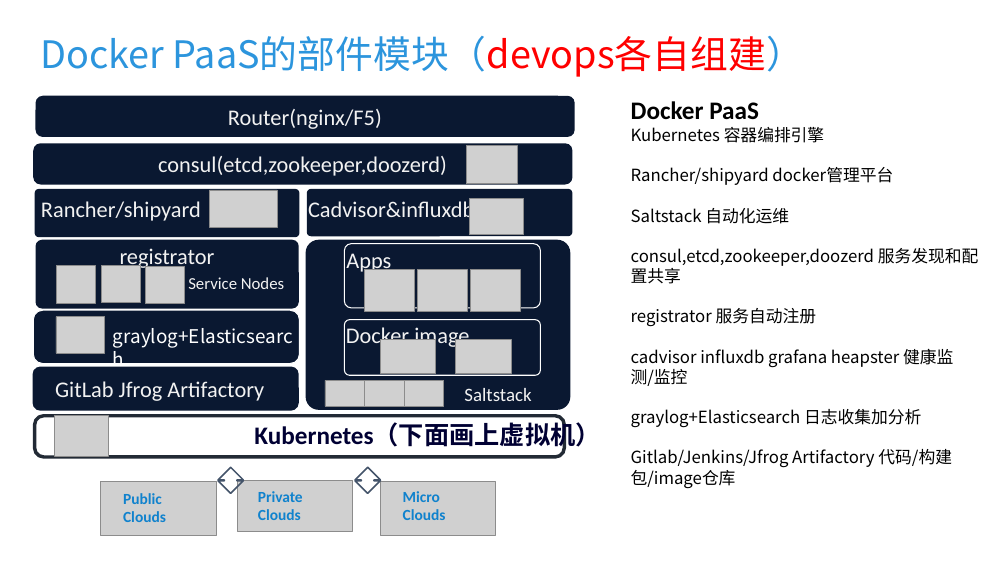
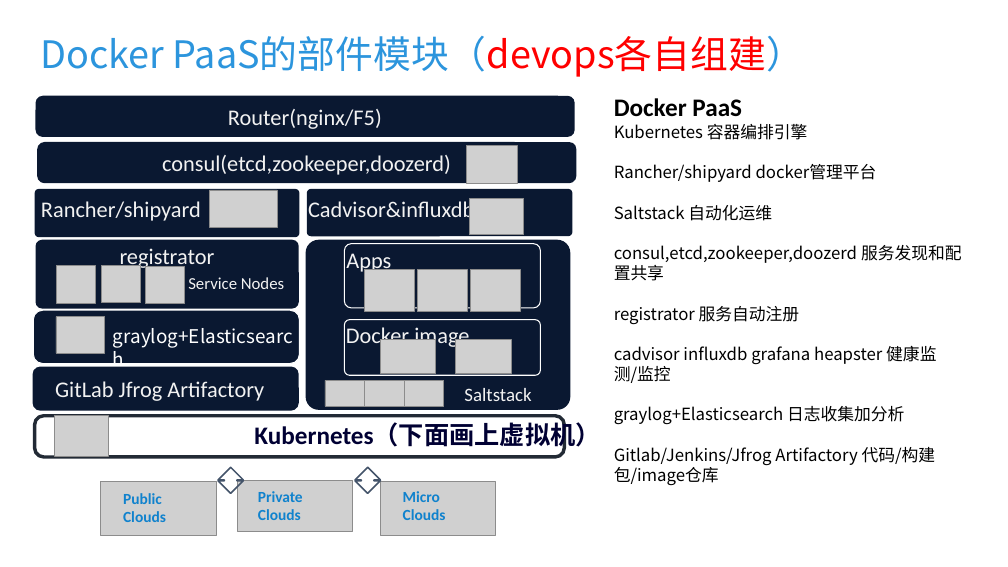
Before and after one commit to barrett-li/document, a slide deck: slide 12 of docker/docker_Paas方案V101.pptx (slide 11 before the commit). Drawn at 1008x567 pixels with LibreOffice and Linux fonts; fonts in the diff are those of the drawing; grey boxes stand for pictures. Boxes give left, top, right and bottom in pixels: in the first picture for what was removed or moved away, otherwise in the second. Text is boxed around its words. In the diff, an @@ line names an element or a change of style, - is before the commit and + after.

```diff
--- a/docker/docker_Paas方案V101.pptx
+++ b/docker/docker_Paas方案V101.pptx
@@ text "Docker PaaS": place and size @@
-text "Docker PaaS" at <box>631,101,978,489</box>
+text "Docker PaaS" at <box>614,98,961,485</box>
@@ rounded rectangle "consul(etcd,zookeeper,doozerd)": place and size @@
-rounded rectangle "consul(etcd,zookeeper,doozerd)" at <box>33,144,572,185</box>
+rounded rectangle "consul(etcd,zookeeper,doozerd)" at <box>37,142,576,184</box>
```
Also in this commit, not shown: 2 other slides changed, 13 slides added, 3 other files.
